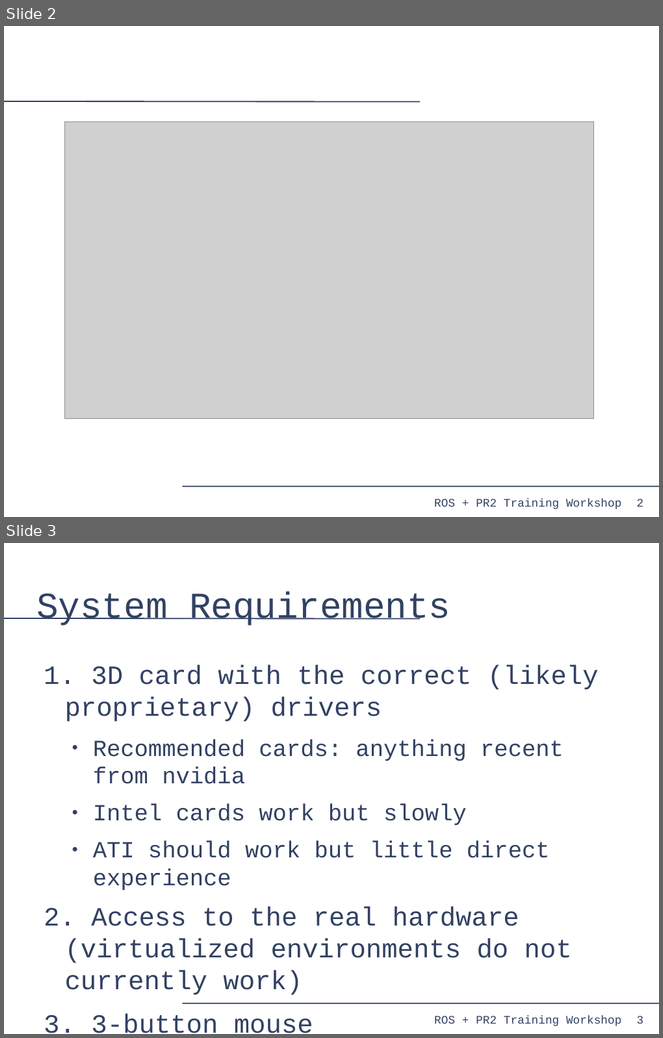
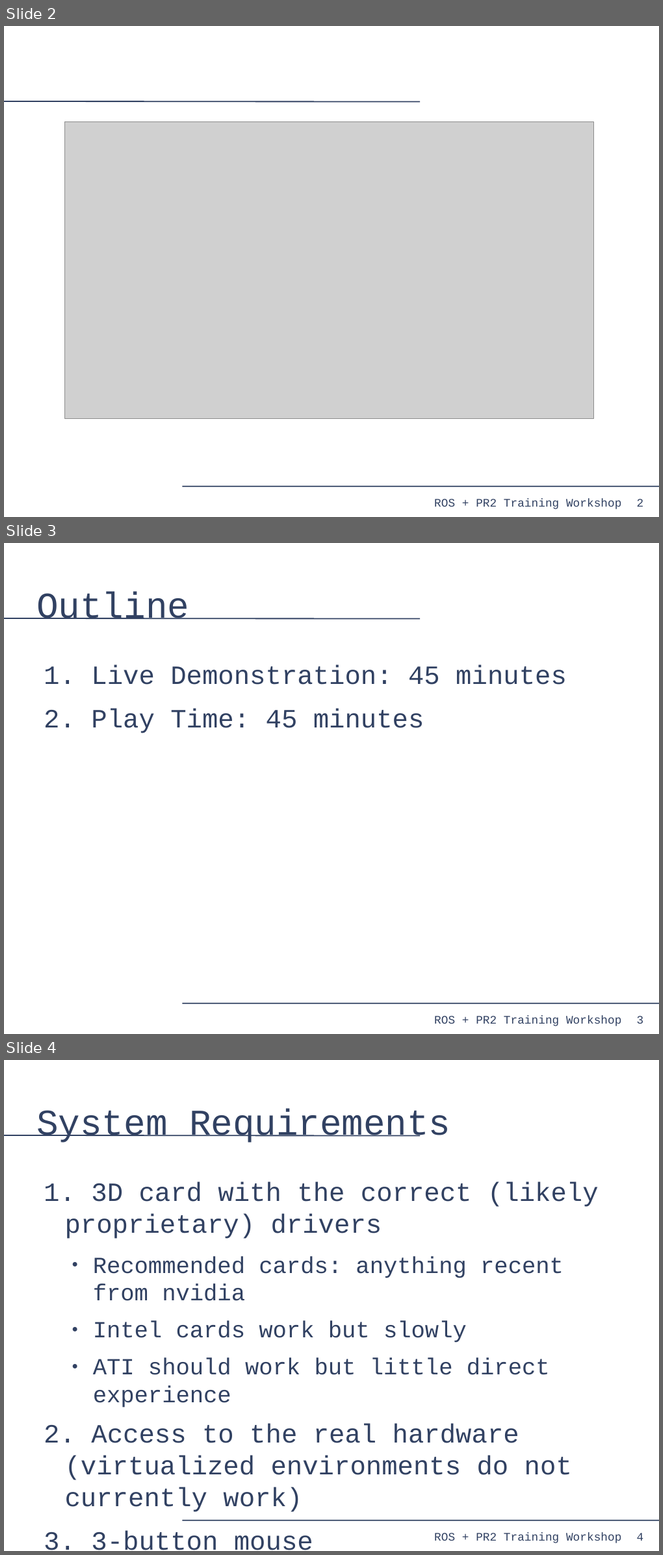
Before and after one commit to PR2/pr2_docs, a slide deck: pr2_training_workshop/rviz/rviz.odp. Shown one above the other, each under a label of ours: slides 2 and 3 before the commit, slides 2, 3 and 4 after it. The pictures are 663x1038 and 663x1555 pixels, drawn with LibreOffice and Linux fonts; fonts in the diff are those of the drawing; grey boxes stand for pictures. Boxes give left, top, right and bottom in pixels: in the first picture for what was removed or moved away, otherwise in the second. Text is boxed around its words. In the diff, an @@ line names an element or a change of style, - is before the commit and + after.

Commit message:
add outline slide and overlay creation slide

```diff
--- a/pr2_training_workshop/rviz/rviz.odp
+++ b/pr2_training_workshop/rviz/rviz.odp
@@ slide 3 added at [4,543,659,1034], background #FFFFFF; not listed: 4 template elements that a slide beside it also shows @@
@@ title added at [36,592,189,619], 44 pt, text #314162 @@
+Outline
@@ text added at [91,665,567,733], 32 pt, text #314162 @@
+1. Live Demonstration: 45 minutes
+2. Play Time: 45 minutes
@@ what was slide 3 is now slide 4 @@
@@ page number at [637,1533,644,1541]: text changed @@
-3
+4
```
Also in this commit, not shown: 1 other slide added.
